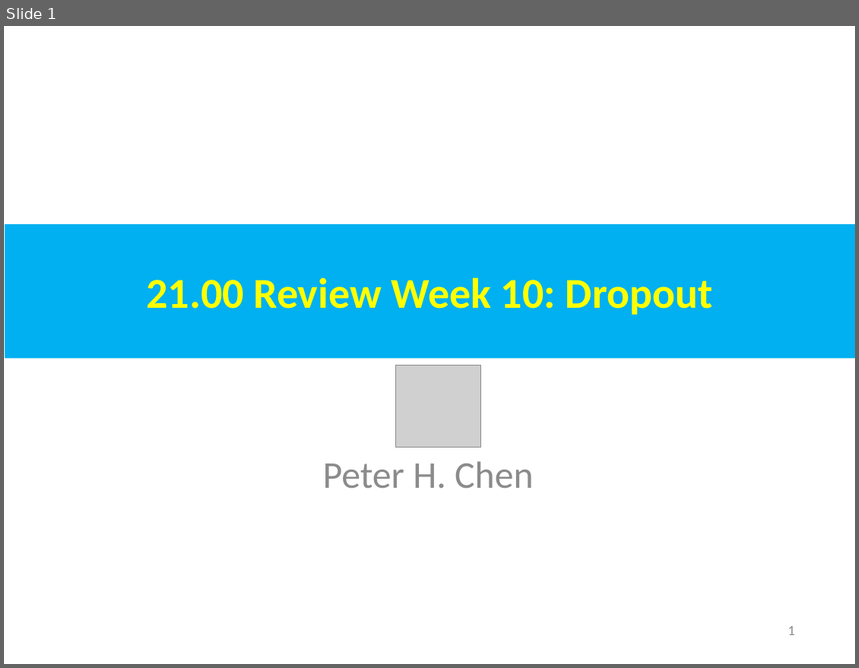
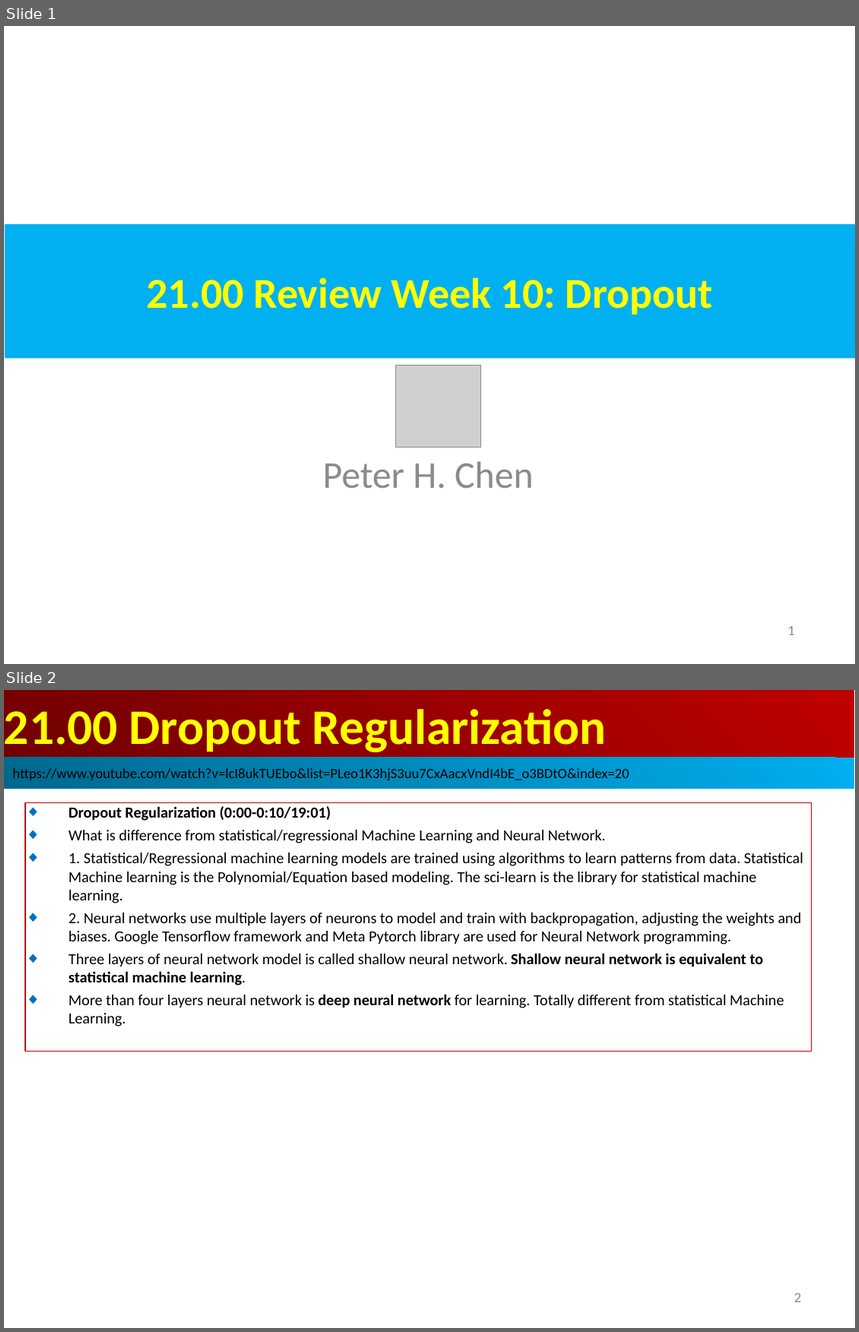
Before and after one commit to peterhchen/AIU_CS512_DL, a slide deck: 000_Lecture_Project/week11/001_Video/21.00_w10_review_Dropout.ppt. Shown one above the other, each under a label of ours: slide 1 before the commit, slides 1 and 2 after it. The pictures are 859x668 and 859x1332 pixels, drawn with LibreOffice and Linux fonts; fonts in the diff are those of the drawing; grey boxes stand for pictures. Boxes give left, top, right and bottom in pixels: in the first picture for what was removed or moved away, otherwise in the second. Text is boxed around its words. In the diff, an @@ line names an element or a change of style, - is before the commit and + after.

```diff
--- a/000_Lecture_Project/week11/001_Video/21.00_w10_review_Dropout.ppt
+++ b/000_Lecture_Project/week11/001_Video/21.00_w10_review_Dropout.ppt
@@ slide 2 added at bbox=[4, 690, 855, 1328], background #FFFFFF @@
@@ rectangle added at bbox=[4, 690, 854, 759], fill gradient #BF0000 to #710000, 42 pt, text #FFFF00, bold @@
+21.00 Dropout Regularization
@@ rectangle added at bbox=[4, 757, 854, 788], fill gradient #00AFEF to #00688E, 12 pt, text #000000 @@
+https://www.youtube.com/watch?v=lcI8ukTUEbo&list=PLeo1K3hjS3uu7CxAacxVndI4bE_o3BDtO&index=20
@@ rectangle added at bbox=[25, 803, 812, 1052], outline #C00000 0.74 pt, 13 pt, text #000000 @@
+◆ Dropout Regularization (0:00-0:10/19:01)
+◆ What is difference from statistical/regressional Machine Learning and Neural Network.
+◆ 1. Statistical/Regressional machine learning models are trained using algorithms to learn patterns from data. Statistical Machine learning is the Polynomial/Equation based modeling. The sci-learn is the library for statistical machine learning.
+◆ 2. Neural networks use multiple layers of neurons to model and train with backpropagation, adjusting the weights and biases. Google Tensorflow framework and Meta Pytorch library are used for Neural Network programming.
+◆ Three layers of neural network model is called shallow neural network. Shallow neural network is equivalent to statistical machine learning.
+◆ More than four layers neural network is deep neural network for learning. Totally different from statistical Machine Learning.
@@ page number added at bbox=[794, 1293, 801, 1303], 12 pt, text #8B8B8B @@
+2
```
Also in this commit, not shown: 7 slides changed, 9 other slides added.
